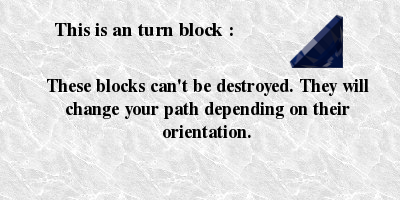
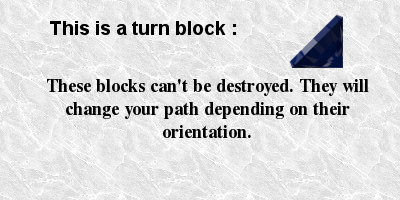
Layer changes from the first 400×200 image to the second:
renamed "This is an turn block :" to "This is a turn block :", painted on it over (x1=50, y1=21, x2=236, y2=36)
